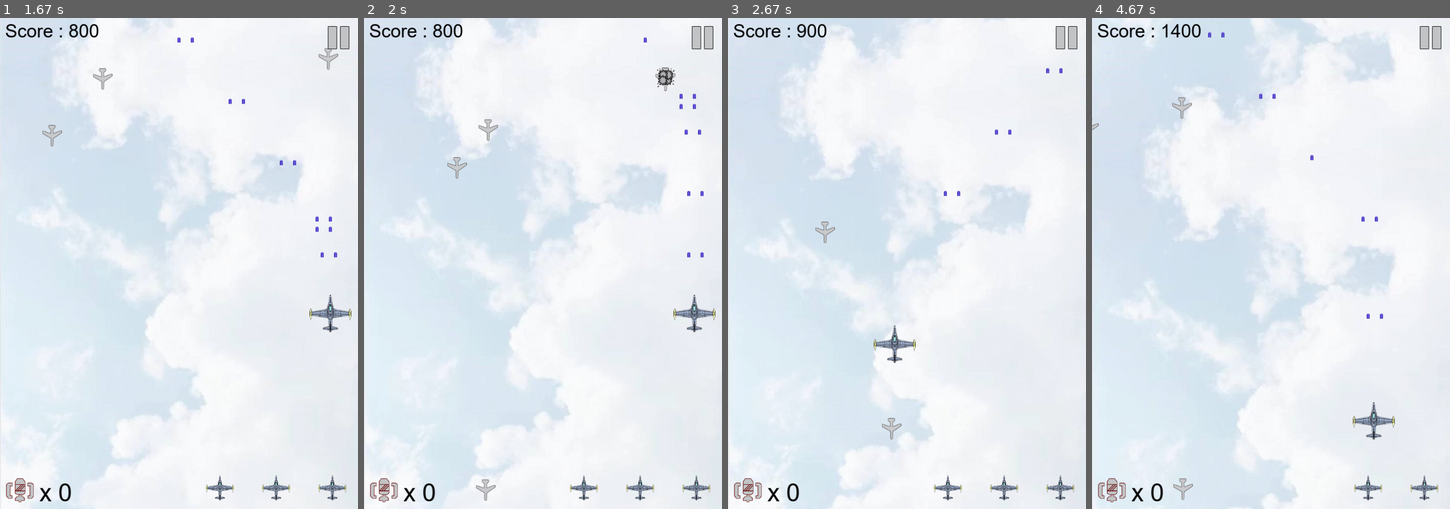
Above: before the commit, frames 1-4 (left to right).
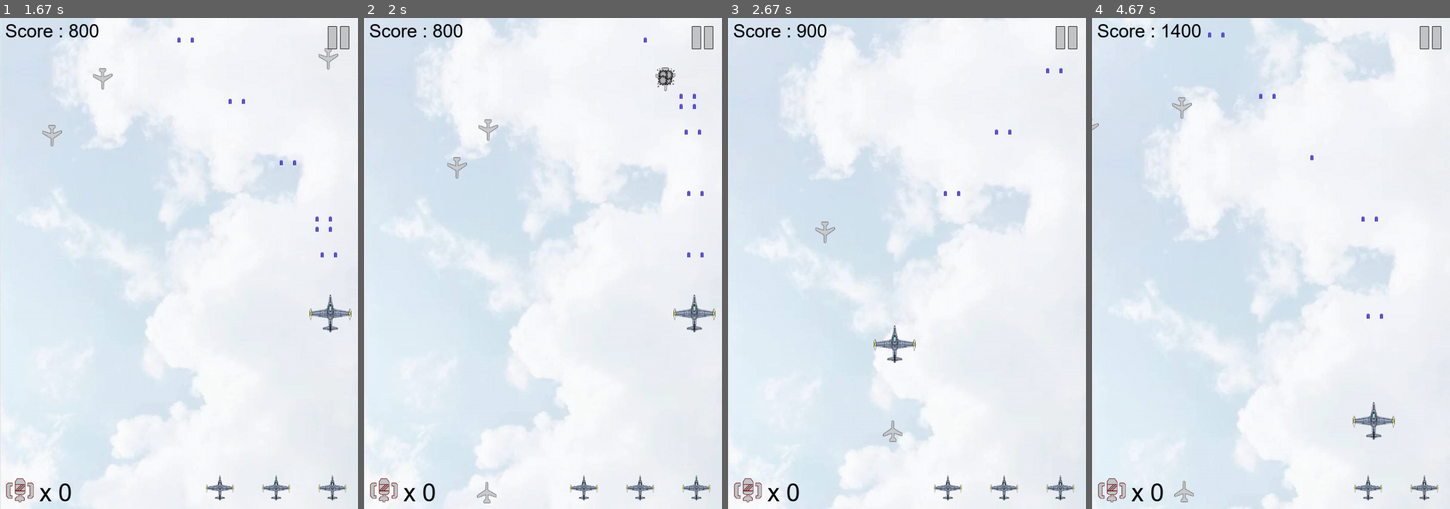
Above: after the commit, the same moments.

Repository: charlie-ccw/Pygame-project
Game: pygame game, started from main.py
The game is run twice, just before and just after one commit, with the same random seed, the same clock (stepped at 60 frames per second) and the same inputs.
Inputs:
- Up to frame 1 (1.67 s): tap Space at 0.33, 0.73, 1.03, 1.23, 1.57 s; hold D 0.67-1.13 s; hold W 1.17-1.47 s; hold D from 1.5 s (still down)
- Up to frame 2 (2 s): tap Space at 1.87 s; release D at 1.97 s
- Up to frame 3 (2.67 s): hold A 2-2.53 s; tap Space at 2.07, 2.37, 2.63 s; hold S from 2.57 s (still down)
- Up to frame 4 (4.67 s): release S at 2.87 s; hold A 2.9-3.3 s; tap Space at 2.97, 3.27, 3.4, 3.8, 4.1, 4.47 s; hold W 3.33-3.7 s; hold D 3.73-4.37 s; hold S from 4.4 s (still down)

Frame 1 is identical in both runs. In frame 2, 0.1% of the frame differs, in the area x 31-38%, y 93-99%; in frame 3, 0.1%; in frame 4, 0.1%.

Commit message:
Update enemy.py
set the new picture

Diff:
--- a/enemy.py
+++ b/enemy.py
@@ -257,13 +257,13 @@
     def __init__(self,size):
         pygame.sprite.Sprite.__init__(self)
 
-        self.image = pygame.image.load("images/6.png").convert_alpha()
-        # here we difine the destory picture of the enemy
-        self.destroy_images = []
-        self.destroy_images.extend([\
-             pygame.image.load("images/7.png").convert_alpha(),\
-             pygame.image.load("images/8.png").convert_alpha(),\
-             pygame.image.load("images/9.png").convert_alpha(),\
+        self.image = pygame.image.load("images/32.png").convert_alpha()
+        # here we difine the destory picture of the enemy
+        self.destroy_images = []
+        self.destroy_images.extend([\
+             pygame.image.load("images/33.png").convert_alpha(),\
+             pygame.image.load("images/34.png").convert_alpha(),\
+             pygame.image.load("images/35.png").convert_alpha(),\
              pygame.image.load("images/1.png").convert_alpha(),\
              ])
         self.rect = self.image.get_rect()
